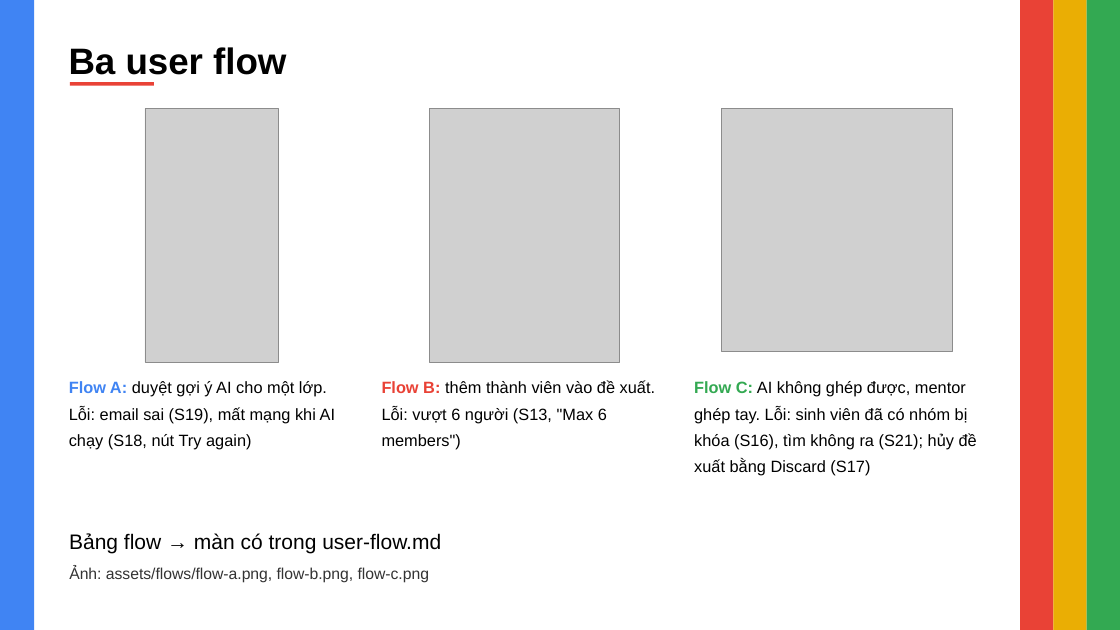
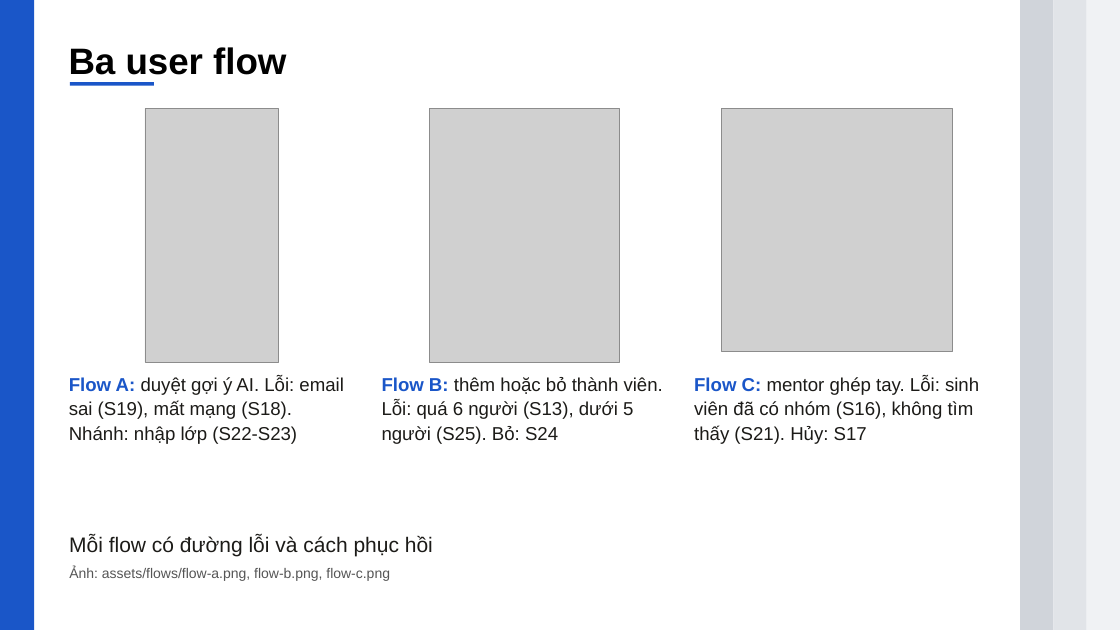
Before and after one commit to Kenn0679/prm323-lab2-group6, a slide deck: slide 4 of slides-export/prm323_lab2_group6_slides.pptx. Drawn at 1120x630 pixels with LibreOffice and Linux fonts; fonts in the diff are those of the drawing; grey boxes stand for pictures. Boxes give left, top, right and bottom in pixels: in the first picture for what was removed or moved away, otherwise in the second. Text is boxed around its words. In the diff, an @@ line names an element or a change of style, - is before the commit and + after.

```diff
--- a/slides-export/prm323_lab2_group6_slides.pptx
+++ b/slides-export/prm323_lab2_group6_slides.pptx
@@ rectangle at (0, 0, 34, 630): fill #4084F3 to #1A56C8 @@
@@ rectangle at (1021, 0, 1054, 630): fill #E94236 to #D0D4DA @@
@@ rectangle at (1054, 0, 1087, 630): fill #EAAE04 to #E1E4E8 @@
@@ rectangle at (1087, 0, 1120, 630): fill #33A952 to #F0F2F4 @@
@@ rectangle at (70, 82, 154, 86): fill #E94236 to #1A56C8 @@
@@ text at (69, 377, 343, 444): text changed; size 14 to 16 pt; text colour #000000 to #1C1B18 @@
-Flow A: duyệt gợi ý AI cho một lớp. Lỗi: email sai (S19), mất mạng khi AI chạy (S18, nút Try again)
+Flow A: duyệt gợi ý AI. Lỗi: email sai (S19), mất mạng (S18). Nhánh: nhập lớp (S22-S23)
@@ text at (382, 377, 663, 444): text changed; size 14 to 16 pt; text colour #000000 to #1C1B18 @@
-Flow B: thêm thành viên vào đề xuất. Lỗi: vượt 6 người (S13, "Max 6 members")
+Flow B: thêm hoặc bỏ thành viên. Lỗi: quá 6 người (S13), dưới 5 người (S25). Bỏ: S24
@@ text at (694, 377, 979, 444): text changed; size 14 to 16 pt; text colour #000000 to #1C1B18 @@
-Flow C: AI không ghép được, mentor ghép tay. Lỗi: sinh viên đã có nhóm bị khóa (S16), tìm không ra (S21); hủy đề xuất bằng Discard (S17)
+Flow C: mentor ghép tay. Lỗi: sinh viên đã có nhóm (S16), không tìm thấy (S21). Hủy: S17
@@ text at (69, 536, 433, 557): text changed; text colour #000000 to #1C1B18 @@
-Bảng flow → màn có trong user-flow.md
+Mỗi flow có đường lỗi và cách phục hồi
@@ text "Ảnh: assets/flows/flow-a.png, flow-b.png, flow-c.png" at (69, 566, 390, 581): size 13.5 to 12 pt, text colour #333333 to #555555 @@
```
Also in this commit, not shown: 11 other slides changed, 3 other files.
